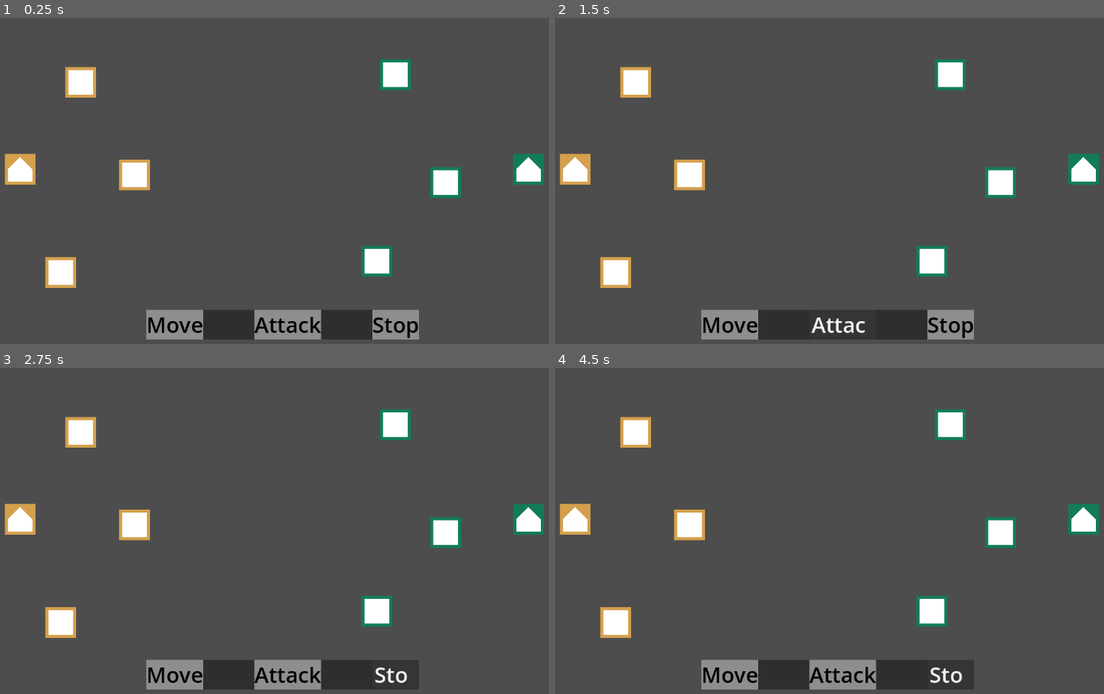
Above: before the commit, frames 1-4 (two rows, left to right).
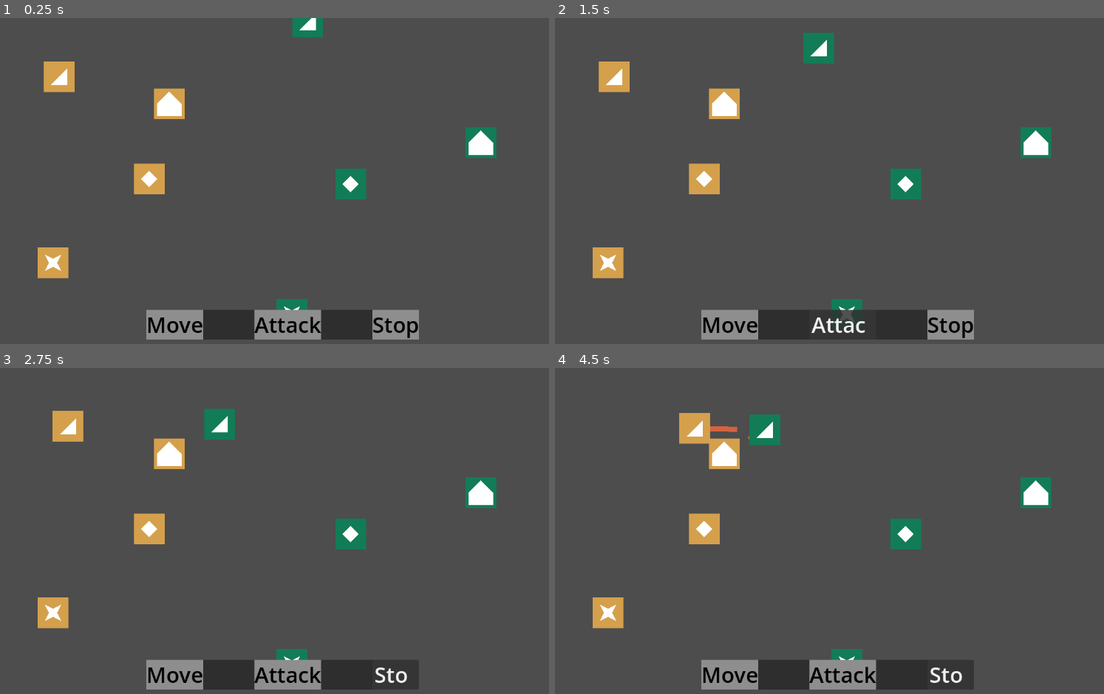
Above: after the commit, the same moments.

Repository: znichola/tent-general
Game: Godot game, scene res://game_board/game_board.tscn
The game is run twice, just before and just after one commit, with the same random seed, the same clock (stepped at 60 frames per second) and the same inputs. The project has no main scene, so this scene is started directly.
Inputs:
- Up to frame 1 (0.25 s): no input
- Up to frame 2 (1.5 s): click "Move" at 0.5 s; click "Attack" at 1.25 s
- Up to frame 3 (2.75 s): click "Stop" at 2 s
- Up to frame 4 (4.5 s): click "Move" at 2.75 s; click "Attack" at 3.5 s; click "Stop" at 4.25 s

The runs differ from the first frame. In frame 1, 7.2% of the frame differs, in the area x 0-100%, y 0-90%; in frame 2, 7.5%; in frame 3, 7.2%; in frame 4, 7.7%, in the area x 0-100%, y 12-90%.

Commit message:
unit types

Diff:
--- a/game_board/game_board.tscn
+++ b/game_board/game_board.tscn
@@ -1,9 +1,11 @@
 [gd_scene format=3 uid="uid://buexq8s1a327r"]
 
-[ext_resource type="PackedScene" uid="uid://cyscttd02w5et" path="res://game_board/group/group.tscn" id="1_qlpbi"]
 [ext_resource type="PackedScene" uid="uid://cqevojnb0h74j" path="res://game_board/command_panel/command_panel.tscn" id="2_rkty7"]
+[ext_resource type="PackedScene" uid="uid://bfsyuhx03joi1" path="res://game_board/group/variants/bow.tscn" id="3_h6cje"]
 [ext_resource type="Script" uid="uid://dr68tyxu6cghl" path="res://game_board/group_selection_manager.gd" id="3_y6ip2"]
-[ext_resource type="PackedScene" uid="uid://cb1agj8p33357" path="res://game_board/tent.tscn" id="4_h6cje"]
+[ext_resource type="PackedScene" uid="uid://beyn0gvfwp3w5" path="res://game_board/group/variants/spear.tscn" id="4_h6cje"]
+[ext_resource type="PackedScene" uid="uid://bl25s3eybts4u" path="res://game_board/group/variants/sword.tscn" id="5_wny2v"]
+[ext_resource type="PackedScene" uid="uid://cb1agj8p33357" path="res://game_board/tent.tscn" id="6_wpyk7"]
 
 [node name="GameBoard" type="Node2D" unique_id=1058872266]
 
@@ -16,30 +18,30 @@
 [node name="GroupSelectionManager" type="Node2D" parent="." unique_id=180807138]
 script = ExtResource("3_y6ip2")
 
-[node name="Archer" parent="." unique_id=186043592 instance=ExtResource("1_qlpbi")]
-position = Vector2(287, 307)
+[node name="Bow" parent="." unique_id=186043592 instance=ExtResource("3_h6cje")]
+position = Vector2(140, 115)
 
-[node name="Archer2" parent="." unique_id=637511032 instance=ExtResource("1_qlpbi")]
-position = Vector2(796, 111)
+[node name="Spear" parent="." unique_id=1249792439 instance=ExtResource("4_h6cje")]
+position = Vector2(316, 315)
+
+[node name="Sword" parent="." unique_id=1372898124 instance=ExtResource("5_wny2v")]
+position = Vector2(128, 479)
+
+[node name="Bow2" parent="." unique_id=1315764748 instance=ExtResource("3_h6cje")]
+position = Vector2(640, -1)
 team_name = 1
 
-[node name="Archer3" parent="." unique_id=871040014 instance=ExtResource("1_qlpbi")]
-position = Vector2(182, 126)
-
-[node name="Archer4" parent="." unique_id=2816153 instance=ExtResource("1_qlpbi")]
-position = Vector2(894, 322)
+[node name="Spear2" parent="." unique_id=539646631 instance=ExtResource("4_h6cje")]
+position = Vector2(709, 325)
 team_name = 1
 
-[node name="Archer5" parent="." unique_id=919501202 instance=ExtResource("1_qlpbi")]
-position = Vector2(143, 498)
-
-[node name="Archer6" parent="." unique_id=279985225 instance=ExtResource("1_qlpbi")]
-position = Vector2(760, 476)
+[node name="Sword2" parent="." unique_id=1630608276 instance=ExtResource("5_wny2v")]
+position = Vector2(594, 580)
 team_name = 1
 
-[node name="TentYellow" parent="." unique_id=1462869556 instance=ExtResource("4_h6cje")]
-position = Vector2(64, 296)
+[node name="Tent" parent="." unique_id=990727378 instance=ExtResource("6_wpyk7")]
+position = Vector2(355, 168)
 
-[node name="TentGreen" parent="." unique_id=367295275 instance=ExtResource("4_h6cje")]
-position = Vector2(1056, 296)
+[node name="Tent2" parent="." unique_id=924155725 instance=ExtResource("6_wpyk7")]
+position = Vector2(963, 244)
 team_name = 1
--- a/game_board/group/components/movement.gd
+++ b/game_board/group/components/movement.gd
@@ -13,12 +13,14 @@
 	collision_component.on_collision_exit.connect(_on_collision_exit)
 
 
-func _on_collision_enter(_group: Group) -> void:
-	can_move = false
+func _on_collision_enter(group: Group) -> void:
+	if get_parent().is_valid_target(group):
+		can_move = false
 
 
-func _on_collision_exit(_group: Group) -> void:
-	can_move = true
+func _on_collision_exit(group: Group) -> void:
+	if get_parent().is_valid_target(group):
+		can_move = true
 
 
 func try_move_to(target_position: Vector2, delta: float, node: Node2D) -> bool:
--- a/game_board/group/components/vision.gd
+++ b/game_board/group/components/vision.gd
@@ -34,4 +34,5 @@
 				best_dist = current_dist
 				current_closest_target = group
 
-	on_new_closest_target.emit(current_closest_target)
+	if current_closest_target:
+		on_new_closest_target.emit(current_closest_target)
--- a/game_board/group/group.tscn
+++ b/game_board/group/group.tscn
@@ -28,7 +28,6 @@
 
 [node name="MovementComponent" type="Node" parent="." unique_id=23351134]
 script = ExtResource("3_gab0b")
-speed = 120.0
 
 [node name="StrategyComponent" type="Node" parent="." unique_id=544420575 node_paths=PackedStringArray("parent_group", "movement_component", "vision_component", "attack_component", "health_component")]
 unique_name_in_owner = true
@@ -79,7 +78,7 @@
 script = ExtResource("8_pfwts")
 
 [node name="Sigil" type="Polygon2D" parent="." unique_id=136979551]
-polygon = PackedVector2Array(-24, -24, 0, -24, 24, -24, 24, 0, 24, 24, 0, 24, -24, 24, -24, 0)
+polygon = PackedVector2Array(-16, -16, 0, -16, 16, -16, 16, 0, 16, 16, 0, 16, -16, 16, -16, 0)
 
 [connection signal="area_entered" from="VisionComponent" to="VisionComponent" method="_on_area_entered"]
 [connection signal="area_exited" from="VisionComponent" to="VisionComponent" method="_on_area_exited"]
--- a/game_board/group/strategy/hold_ground_strategy.gd
+++ b/game_board/group/strategy/hold_ground_strategy.gd
@@ -4,3 +4,11 @@
 
 func on_init() -> void:
 	attack_state = AttackState.ATTACK_GROUP
+
+
+func on_ready() -> void:
+	vision_component.on_new_closest_target.connect(_on_update_closest_target)
+
+
+func _on_update_closest_target(group: Group) -> void:
+	current_target = group
--- a/game_board/group/strategy/move_strategy.gd
+++ b/game_board/group/strategy/move_strategy.gd
@@ -6,3 +6,11 @@
 	attack_state = AttackState.ATTACK_GROUP
 	move_state = MoveState.MOVE_TO_POSITION
 	current_postion_target = Vector2(500, 300)
+
+
+func on_ready() -> void:
+	vision_component.on_new_closest_target.connect(_on_update_closest_target)
+
+
+func _on_update_closest_target(group: Group) -> void:
+	current_target = group
--- a/game_board/group/variants/archer.tscn
+++ /dev/null
@@ -1,5 +0,0 @@
-[gd_scene format=3 uid="uid://bfsyuhx03joi1"]
-
-[ext_resource type="PackedScene" uid="uid://cyscttd02w5et" path="res://game_board/group/group.tscn" id="1_iw70l"]
-
-[node name="Archer" unique_id=186043592 instance=ExtResource("1_iw70l")]
--- /dev/null
+++ b/game_board/group/variants/bow.tscn
@@ -0,0 +1,23 @@
+[gd_scene format=3 uid="uid://bfsyuhx03joi1"]
+
+[ext_resource type="PackedScene" uid="uid://cyscttd02w5et" path="res://game_board/group/group.tscn" id="1_iw70l"]
+
+[sub_resource type="RectangleShape2D" id="RectangleShape2D_iw70l"]
+size = Vector2(224, 192)
+
+[node name="Bow" unique_id=186043592 instance=ExtResource("1_iw70l")]
+
+[node name="HealthComponent" parent="." index="0" unique_id=795734082]
+max_health = 30
+
+[node name="MovementComponent" parent="." index="1" unique_id=23351134]
+speed = 80.0
+
+[node name="StrategyComponent" parent="." index="2" unique_id=544420575]
+default_strategy_type = 3
+
+[node name="CollisionShape2D" parent="AttackComponent" parent_id_path=PackedInt32Array(1790122325) index="0" unique_id=384630568]
+shape = SubResource("RectangleShape2D_iw70l")
+
+[node name="Sigil" parent="." index="8" unique_id=136979551]
+polygon = PackedVector2Array(16, -16, 16, 0, 16, 16, 0, 16, -16, 16)
--- /dev/null
+++ b/game_board/group/variants/spear.tscn
@@ -0,0 +1,26 @@
+[gd_scene format=3 uid="uid://beyn0gvfwp3w5"]
+
+[ext_resource type="PackedScene" uid="uid://cyscttd02w5et" path="res://game_board/group/group.tscn" id="1_n4ol7"]
+
+[sub_resource type="RectangleShape2D" id="RectangleShape2D_n4ol7"]
+size = Vector2(144, 144)
+
+[sub_resource type="CircleShape2D" id="CircleShape2D_n4ol7"]
+radius = 232.0
+
+[node name="Spear" unique_id=186043592 instance=ExtResource("1_n4ol7")]
+
+[node name="HealthComponent" parent="." index="0" unique_id=795734082]
+max_health = 70
+
+[node name="StrategyComponent" parent="." index="2" unique_id=544420575]
+default_strategy_type = 1
+
+[node name="CollisionShape2D" parent="AttackComponent" parent_id_path=PackedInt32Array(1790122325) index="0" unique_id=384630568]
+shape = SubResource("RectangleShape2D_n4ol7")
+
+[node name="CollisionShape2D" parent="VisionComponent" parent_id_path=PackedInt32Array(1668338710) index="0" unique_id=730956291]
+shape = SubResource("CircleShape2D_n4ol7")
+
+[node name="Sigil" parent="." index="8" unique_id=136979551]
+polygon = PackedVector2Array(0, -16, 16, 0, 0, 16, -16, 0)
--- /dev/null
+++ b/game_board/group/variants/sword.tscn
@@ -0,0 +1,20 @@
+[gd_scene format=3 uid="uid://bl25s3eybts4u"]
+
+[ext_resource type="PackedScene" uid="uid://cyscttd02w5et" path="res://game_board/group/group.tscn" id="1_dvacp"]
+
+[sub_resource type="CircleShape2D" id="CircleShape2D_g77q3"]
+radius = 224.1428
+
+[node name="Sword" unique_id=186043592 instance=ExtResource("1_dvacp")]
+
+[node name="HealthComponent" parent="." index="0" unique_id=795734082]
+max_health = 80
+
+[node name="MovementComponent" parent="." index="1" unique_id=23351134]
+speed = 120.0
+
+[node name="CollisionShape2D" parent="VisionComponent" parent_id_path=PackedInt32Array(1668338710) index="0" unique_id=730956291]
+shape = SubResource("CircleShape2D_g77q3")
+
+[node name="Sigil" parent="." index="8" unique_id=136979551]
+polygon = PackedVector2Array(-16, -16, 0, -8, 16, -16, 8, 0, 16, 16, 0, 8, -16, 16, -8, 0)
